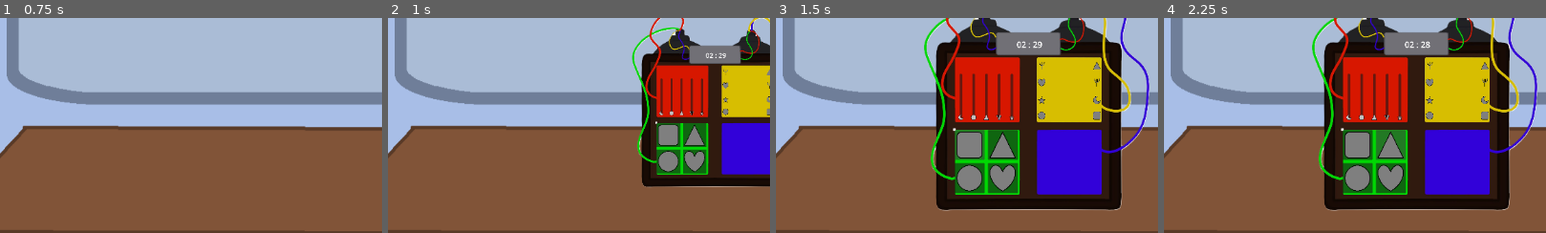
Above: before the commit, frames 1-4 (left to right).
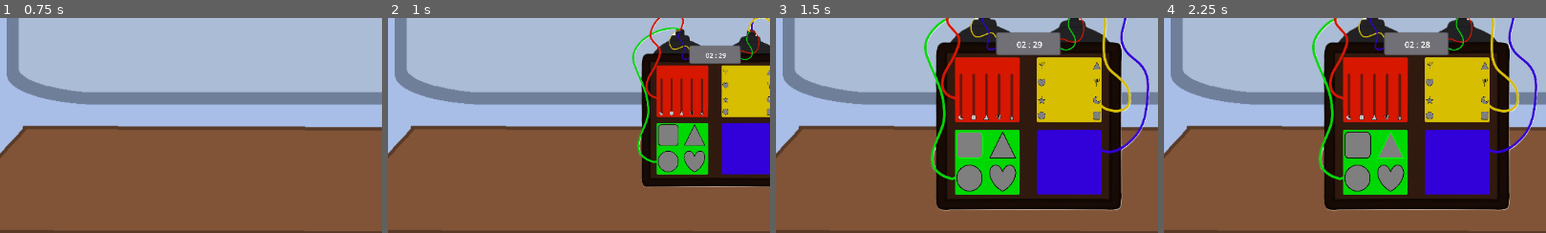
Above: after the commit, the same moments.

Repository: DepressoExpressoBoi/Godot-Wild-Jam-Signal
Game: Godot game, scene res://scenes/game_controller.tscn
Same seed, same stepped clock (60 frames per second), same inputs: the game is played once before the commit and once after it. The engine's default icon, where the game draws it, is replaced by a stand-in: a white triangle on a blue panel in a dark square.
Inputs (mouse positions are % of the whole screen's width and height, from its top left):
- Up to frame 1 (0.75 s): click (49, 42) at 0.5 s
- Up to frame 2 (1 s): no input
- Up to frame 3 (1.5 s): click (35, 60) at 1.25 s
- Up to frame 4 (2.25 s): click (39, 60) at 2 s
The pictures show only the part of the screen within x 10-60%, y 31-81%; the shares and areas given below are measured in that part.

Frame 1 is identical in both runs. In frame 2, 1.4% of the frame differs, in the area x 70-84%, y 48-73%; in frame 3, 2.2%; in frame 4, 2.2%, in the area x 46-64%, y 51-82%.

Commit message:
Made buttons shaped

Diff:
--- a/scenes/bomb.gd
+++ b/scenes/bomb.gd
@@ -160,3 +160,42 @@
 					bomb_tween = grow_puzzle(puzzle)
 
 		print('powersliders puzzle_grown: ', puzzle_grown)
+
+
+func _on_puzzle_simon_says_gui_input(event: InputEvent) -> void:
+	#print('power_sliders event: ', event)
+	if event is InputEventMouseButton and event.button_index == MOUSE_BUTTON_LEFT and event.pressed:
+		var bomb_tween
+
+		print('SimonSays puzzle_grown: ', puzzle_grown)
+
+		if puzzle_grown:
+			puzzle_grown = false
+			for puzzle in bomb_puzzles:
+				if puzzle.puzzle_type == 'SimonSays':
+					print('in puzzle_grown SimonSays')
+					bomb_tween = shrink_puzzle(puzzle)
+
+					await bomb_tween.finished
+
+					puzzle.get_child(0).visible = false
+
+			for puzzle in bomb_puzzles:
+				if puzzle.puzzle_type != 'SimonSays':
+					puzzle.visible = true
+
+
+		else:
+			if bomb_grown or bomb_tweening:
+				return
+
+			puzzle_grown = true
+			for puzzle in bomb_puzzles:
+				if puzzle.puzzle_type != 'SimonSays':
+					print('puzzle_visibility: ', puzzle, puzzle.visible)
+					puzzle.visible = false
+			for puzzle in bomb_puzzles:
+				if puzzle.puzzle_type == 'SimonSays':
+					bomb_tween = grow_puzzle(puzzle)
+
+		print('SimonSays puzzle_grown: ', puzzle_grown)
--- a/scenes/bomb.tscn
+++ b/scenes/bomb.tscn
@@ -43,3 +43,4 @@
 
 [connection signal="gui_input" from="PUZZLE-WireMatch" to="." method="_on_puzzle_wire_match_gui_input"]
 [connection signal="gui_input" from="PUZZLE-PowerSliders" to="." method="_on_puzzle_power_sliders_gui_input"]
+[connection signal="gui_input" from="PUZZLE-SimonSays" to="." method="_on_puzzle_simon_says_gui_input"]
--- a/scenes/puzzle_scenes/simon_says.tscn
+++ b/scenes/puzzle_scenes/simon_says.tscn
@@ -2,9 +2,17 @@
 
 [ext_resource type="Script" uid="uid://dja7flbeuuyxg" path="res://scenes/puzzle_scenes/simon_says.gd" id="1_u6qvf"]
 [ext_resource type="Texture2D" uid="uid://d1rwpletj8amn" path="res://assets/shape_icons/square/square_icon.png" id="2_eeejr"]
+[ext_resource type="Texture2D" uid="uid://bgb8vc01kxjfm" path="res://assets/shape_icons/square/square_icon_hover.png" id="3_7inhd"]
 [ext_resource type="Texture2D" uid="uid://dn58gra42p6uc" path="res://assets/shape_icons/triangle/triangle_icon.png" id="3_ytpmi"]
 [ext_resource type="Texture2D" uid="uid://2bhjpgxeyl81" path="res://assets/shape_icons/circle/circle_icon.png" id="4_kk1mn"]
+[ext_resource type="BitMap" uid="uid://0iecwhdxwi4p" path="res://assets/shape_icons/square/square_icon_bitmap.png" id="4_pgn7p"]
 [ext_resource type="Texture2D" uid="uid://ccc622t0vnh1c" path="res://assets/shape_icons/heart/heart_icon.png" id="5_xlx3t"]
+[ext_resource type="BitMap" uid="uid://dawdtfay6hwuc" path="res://assets/shape_icons/triangle/triangle_icon_bitmap.png" id="6_dgu13"]
+[ext_resource type="Texture2D" uid="uid://bo8bsd6uvcruy" path="res://assets/shape_icons/triangle/triangle_icon_hover.png" id="6_yso0b"]
+[ext_resource type="BitMap" uid="uid://cdmglkgv8owly" path="res://assets/shape_icons/heart/heart_icon_bitmap.png" id="6_ytpmi"]
+[ext_resource type="BitMap" uid="uid://b7agqgbrlswlv" path="res://assets/shape_icons/circle/circle_icon_bitmap.png" id="8_yso0b"]
+[ext_resource type="Texture2D" uid="uid://ch3xef1afxo2x" path="res://assets/shape_icons/circle/circle_icon_hover.png" id="9_pv63d"]
+[ext_resource type="Texture2D" uid="uid://dg3qxlgwp1d5m" path="res://assets/shape_icons/heart/heart_icon_hover.png" id="12_yso0b"]
 
 [node name="Control" type="Control" unique_id=1235837024]
 layout_mode = 3
@@ -18,49 +26,54 @@
 script = ExtResource("1_u6qvf")
 
 [node name="Background" type="ColorRect" parent="." unique_id=1011900623]
+visible = false
 layout_mode = 0
-offset_right = 40.0
-offset_bottom = 40.0
+offset_right = 1000.0
+offset_bottom = 1000.0
 
-[node name="Square" type="Button" parent="." unique_id=403667685]
+[node name="Square" type="TextureButton" parent="." unique_id=525124189]
 layout_mode = 0
 offset_left = 25.0
 offset_top = 25.0
 offset_right = 475.0
 offset_bottom = 475.0
-icon = ExtResource("2_eeejr")
-icon_alignment = 1
-expand_icon = true
+texture_normal = ExtResource("2_eeejr")
+texture_hover = ExtResource("3_7inhd")
+texture_click_mask = ExtResource("4_pgn7p")
+stretch_mode = 0
 
-[node name="Triangle" type="Button" parent="." unique_id=1537084090]
+[node name="Triangle" type="TextureButton" parent="." unique_id=1588079755]
 layout_mode = 0
 offset_left = 525.0
 offset_top = 25.0
 offset_right = 975.0
 offset_bottom = 475.0
-icon = ExtResource("3_ytpmi")
-icon_alignment = 1
-expand_icon = true
+texture_normal = ExtResource("3_ytpmi")
+texture_hover = ExtResource("6_yso0b")
+texture_click_mask = ExtResource("6_dgu13")
+stretch_mode = 0
 
-[node name="Circle" type="Button" parent="." unique_id=1326815101]
+[node name="Circle" type="TextureButton" parent="." unique_id=1756069457]
 layout_mode = 0
 offset_left = 25.0
 offset_top = 525.0
 offset_right = 475.0
 offset_bottom = 975.0
-icon = ExtResource("4_kk1mn")
-icon_alignment = 1
-expand_icon = true
+texture_normal = ExtResource("4_kk1mn")
+texture_hover = ExtResource("9_pv63d")
+texture_click_mask = ExtResource("8_yso0b")
+stretch_mode = 0
 
-[node name="Heart" type="Button" parent="." unique_id=1787892727]
+[node name="Heart" type="TextureButton" parent="." unique_id=1749400380]
 layout_mode = 0
 offset_left = 525.0
 offset_top = 525.0
 offset_right = 975.0
 offset_bottom = 975.0
-icon = ExtResource("5_xlx3t")
-icon_alignment = 1
-expand_icon = true
+texture_normal = ExtResource("5_xlx3t")
+texture_hover = ExtResource("12_yso0b")
+texture_click_mask = ExtResource("6_ytpmi")
+stretch_mode = 0
 
 [connection signal="pressed" from="Square" to="." method="_on_square_pressed"]
 [connection signal="pressed" from="Triangle" to="." method="_on_triangle_pressed"]
Binary file added: assets/shape_icons/circle/circle_icon_bitmap.png
Not shown, added: assets/shape_icons/circle/circle_icon_bitmap.png.import
Binary file added: assets/shape_icons/circle/circle_icon_hover.png
Not shown, added: assets/shape_icons/circle/circle_icon_hover.png.import
Binary file added: assets/shape_icons/heart/heart_icon_bitmap.png
Not shown, added: assets/shape_icons/heart/heart_icon_bitmap.png.import
Binary file added: assets/shape_icons/heart/heart_icon_hover.png
Not shown, added: assets/shape_icons/heart/heart_icon_hover.png.import
Binary file added: assets/shape_icons/square/square_icon_bitmap.png
Not shown, added: assets/shape_icons/square/square_icon_bitmap.png.import
Binary file added: assets/shape_icons/square/square_icon_hover.png
Not shown, added: assets/shape_icons/square/square_icon_hover.png.import
(and 4 more such lines)
